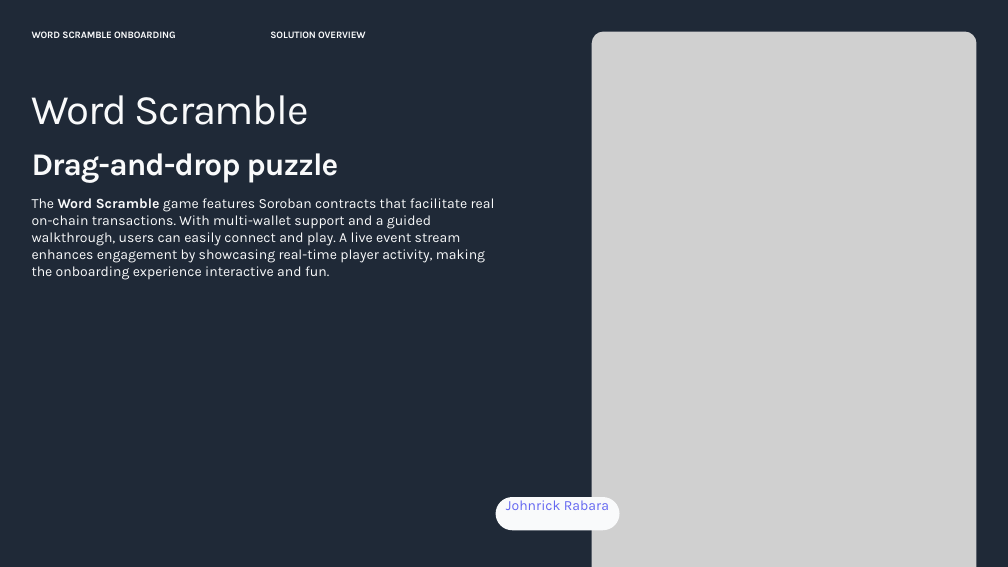
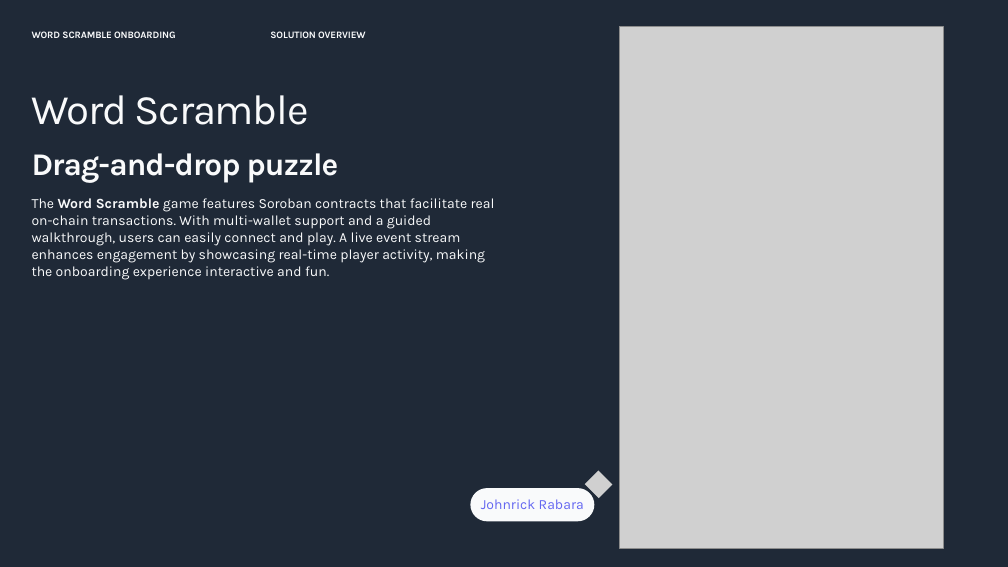
Before and after one commit to Jrabara101/Stellar-Paradigm, a slide deck: slide 3 of Pitch Deck/Word_Scramble_Pitch_Deck.pptx. Drawn at 1008x567 pixels with LibreOffice and Linux fonts; fonts in the diff are those of the drawing; grey boxes stand for pictures. Boxes give left, top, right and bottom in pixels: in the first picture for what was removed or moved away, otherwise in the second. Text is boxed around its words. In the diff, an @@ line names an element or a change of style, - is before the commit and + after.

```diff
--- a/Pitch Deck/Word_Scramble_Pitch_Deck.pptx
+++ b/Pitch Deck/Word_Scramble_Pitch_Deck.pptx
@@ picture: place and size @@
-picture at bbox=[592, 31, 976, 567]
+picture at bbox=[619, 27, 943, 548]
@@ picture added at bbox=[585, 470, 612, 498] @@
@@ picture removed at bbox=[612, 478, 639, 506] @@
@@ freeform shape: place and size @@
-freeform shape at bbox=[495, 497, 619, 530]
+freeform shape at bbox=[470, 488, 594, 521]
@@ text "Johnrick Rabara": place and size @@
-text "Johnrick Rabara" at bbox=[506, 497, 609, 510]
+text "Johnrick Rabara" at bbox=[481, 499, 584, 509]
```
Also in this commit, not shown: 5 other slides changed, 2 other files.
